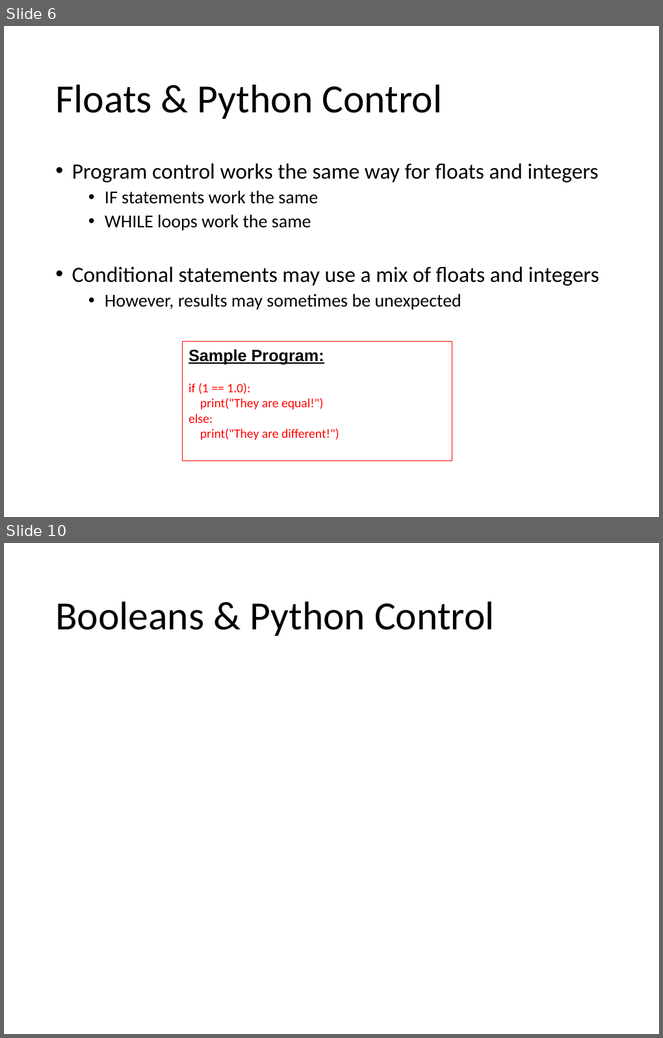
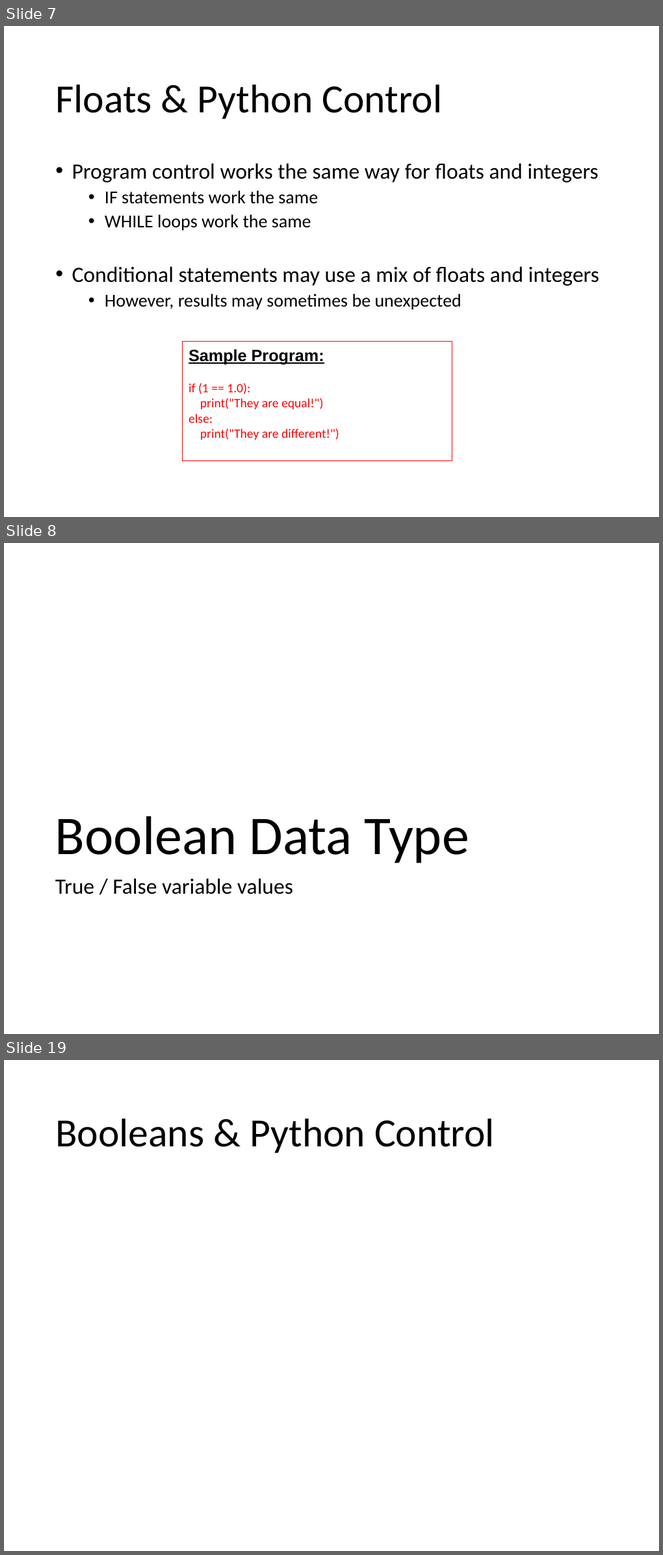
Before and after one commit to Greg5519/ICS3C0, a slide deck: Topic B Programming Skills/B.4 Lesson - Python More Variables.pptx. Shown one above the other, each under a label of ours: slides 6 and 10 before the commit, slides 7, 8 and 19 after it; the slides between them are not shown. The pictures are 663x1038 and 663x1555 pixels, drawn with LibreOffice and Linux fonts; fonts in the diff are those of the drawing. Boxes give left, top, right and bottom in pixels: in the first picture for what was removed or moved away, otherwise in the second. Text is boxed around its words. In the diff, an @@ line names an element or a change of style, - is before the commit and + after.

```diff
--- a/Topic B Programming Skills/B.4 Lesson - Python More Variables.pptx
+++ b/Topic B Programming Skills/B.4 Lesson - Python More Variables.pptx
@@ slide 8 added at (4, 543, 659, 1034), background #FFFFFF @@
@@ title added at (55, 816, 469, 863), 60 pt, text #000000 @@
+Boolean Data Type
@@ text added at (55, 878, 293, 895), 24 pt, text #000000 @@
+True / False variable values
@@ what was slide 6 is now slide 7 @@
@@ what was slide 10 is now slide 19 @@
```
Also in this commit, not shown: 2 slides changed, 8 other slides added, 1 slide removed, 3 other files.
